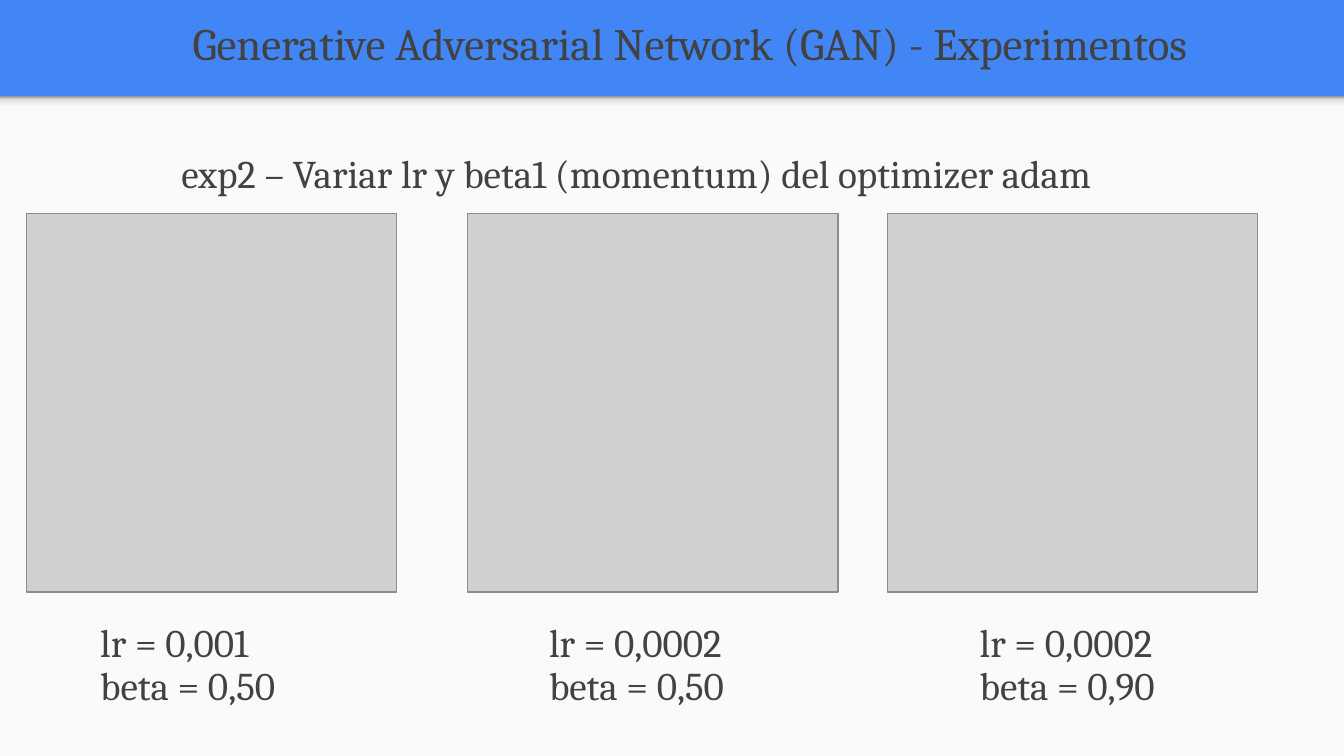
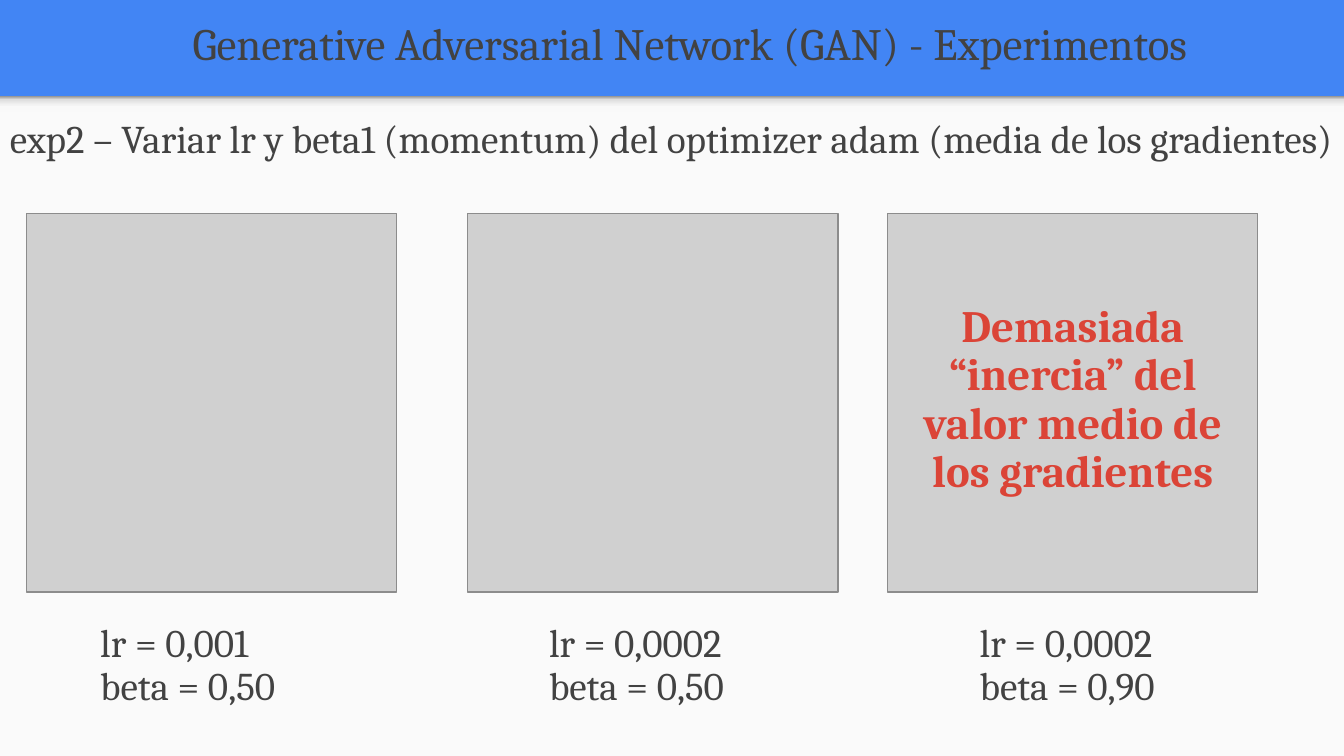
Before and after one commit to FIUBA-Posgrado-Inteligencia-Artificial/aprendizaje_profundo, a slide deck: slide 22 of clase_8/teoria/clase_8.pptx (slide 21 before the commit). Drawn at 1344x756 pixels with LibreOffice and Linux fonts; fonts in the diff are those of the drawing; grey boxes stand for pictures. Boxes give left, top, right and bottom in pixels: in the first picture for what was removed or moved away, otherwise in the second. Text is boxed around its words. In the diff, an @@ line names an element or a change of style, - is before the commit and + after.

```diff
--- a/clase_8/teoria/clase_8.pptx
+++ b/clase_8/teoria/clase_8.pptx
@@ text at bbox=[10, 125, 1332, 162]: text changed @@
-exp2 – Variar lr y beta1 (momentum) del optimizer adam
+exp2 – Variar lr y beta1 (momentum) del optimizer adam (media de los gradientes)
@@ text added at bbox=[924, 311, 1222, 497], 24 pt, text #DB4437, bold @@
+Demasiada “inercia” del valor medio de los gradientes
```
Also in this commit, not shown: 2 other slides changed, 1 slide added, 5 other files.
